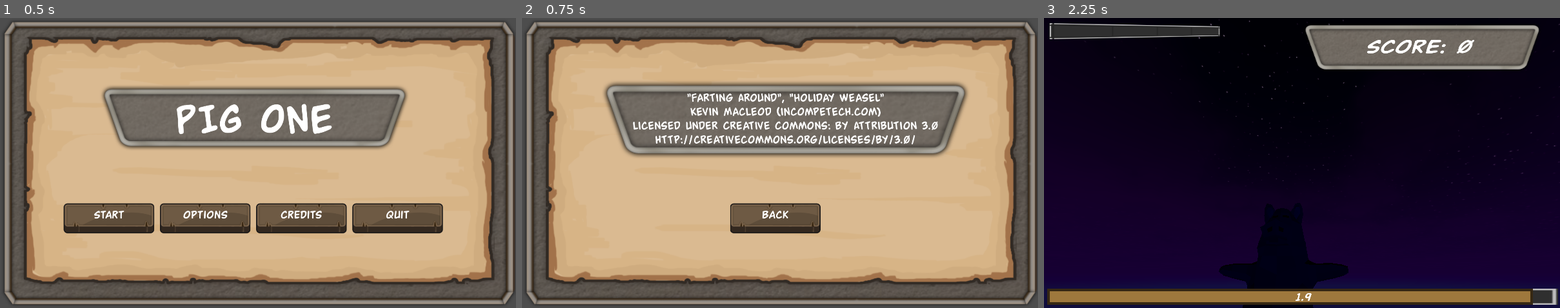
Above: before the commit, frames 1-3 (left to right).
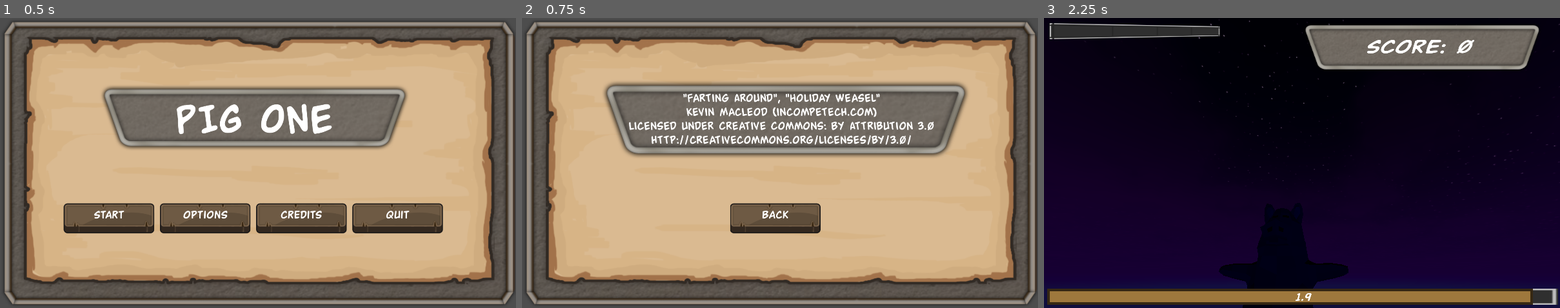
Above: after the commit, the same moments.

Repository: MattCharles/PigOne
Game: Godot game, scene res://Scenes/main_menu.tscn
The game is run twice, just before and just after one commit, with the same random seed, the same clock (stepped at 60 frames per second) and the same inputs.
Inputs:
- Up to frame 1 (0.5 s): no input
- Up to frame 2 (0.75 s): click "Credits" at 0.5 s
- Up to frame 3 (2.25 s): click "Back" at 1.25 s; click "Start" at 2 s

Frame 1 is identical in both runs. In frame 2, 3.3% of the frame differs, in the area x 20-81%, y 26-44%; in frame 3, nothing differs.

Commit message:
Added scroll container to credits

Diff:
--- a/Scenes/credits.tscn
+++ b/Scenes/credits.tscn
@@ -73,17 +73,21 @@
 scale = Vector2(2.77064, 2.77064)
 texture = ExtResource("8_03xr4")
 
-[node name="Label" type="Label" parent="."]
+[node name="AudioStreamPlayer2D" type="AudioStreamPlayer2D" parent="."]
+stream = ExtResource("10_cv2ek")
+autoplay = true
+
+[node name="ScrollContainer" type="ScrollContainer" parent="."]
 layout_mode = 1
 anchors_preset = -1
-anchor_left = 0.214
-anchor_top = 0.243
-anchor_right = 0.775
-anchor_bottom = 0.444
-offset_left = 1.33398
-offset_top = 7.77499
-offset_right = -4.22498
-offset_bottom = 0.699982
+anchor_left = 0.206879
+anchor_top = 0.253023
+anchor_right = 0.810318
+anchor_bottom = 0.452093
+metadata/_edit_use_anchors_ = true
+
+[node name="Label" type="Label" parent="ScrollContainer"]
+layout_mode = 2
 theme_override_fonts/font = ExtResource("9_a3rwh")
 theme_override_font_sizes/font_size = 54
 text = "\"Farting Around\", \"Holiday Weasel\"
@@ -93,8 +97,4 @@
 horizontal_alignment = 1
 vertical_alignment = 1
 
-[node name="AudioStreamPlayer2D" type="AudioStreamPlayer2D" parent="."]
-stream = ExtResource("10_cv2ek")
-autoplay = true
-
 [connection signal="pressed" from="ButtonContainer/Back" to="." method="_on_back_pressed"]
